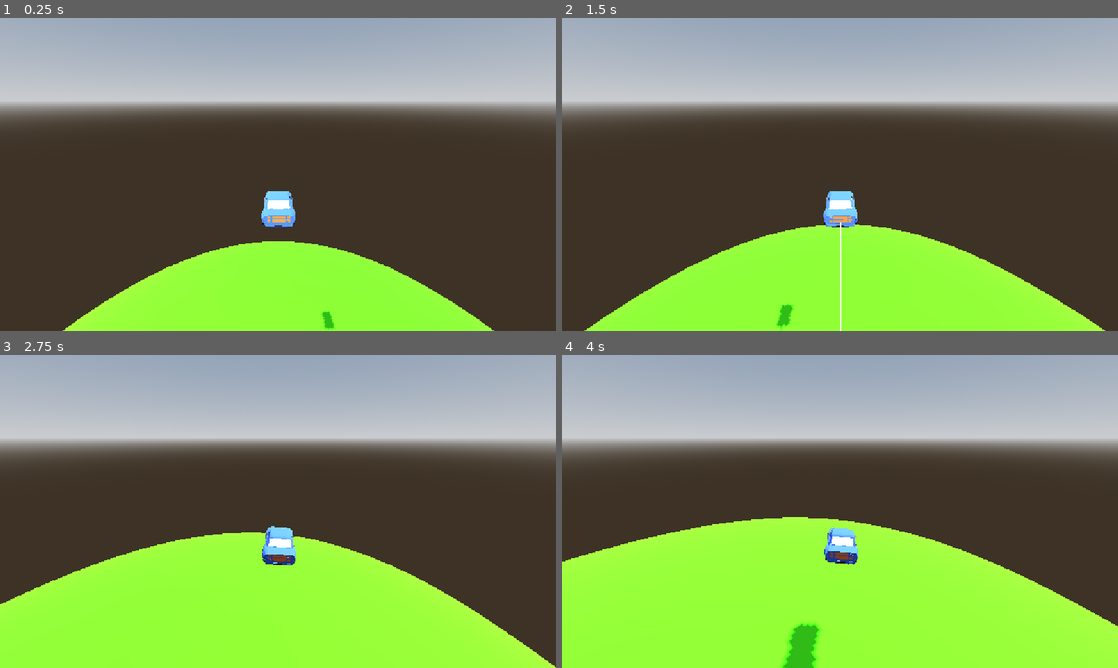
Above: before the commit, frames 1-4 (two rows, left to right).
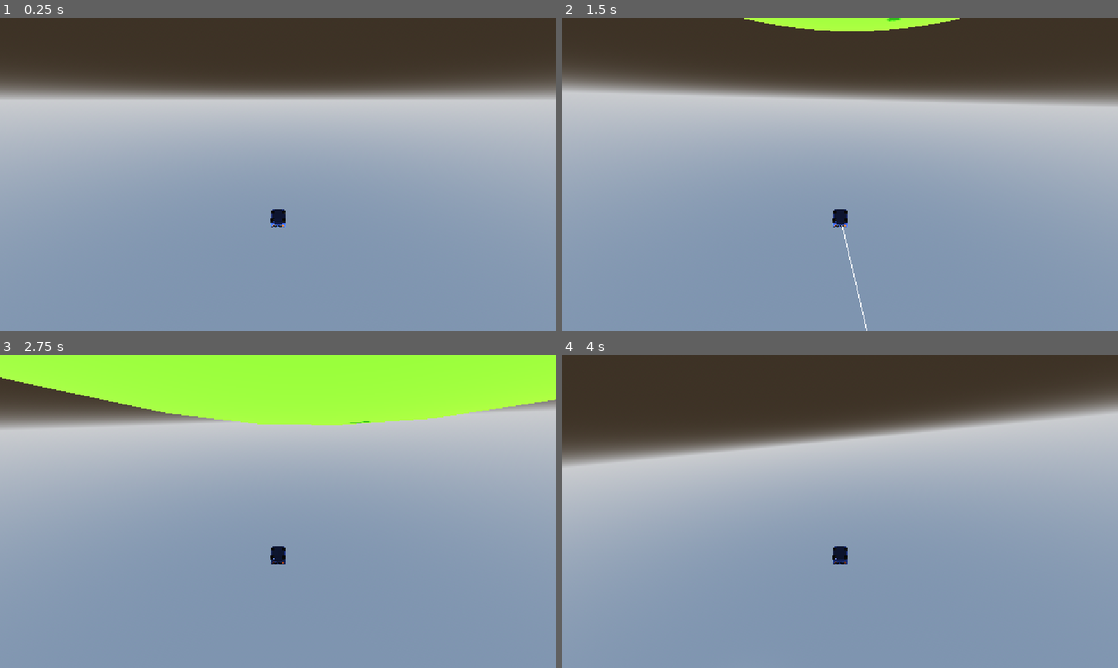
Above: after the commit, the same moments.

Repository: Gamedev-Studio-Jordan/TinyWorldJam
Game: Godot game, scene res://overview.tscn
Same seed, same stepped clock (60 frames per second), same inputs: the game is played once before the commit and once after it. This scene is started directly instead of the project's main scene.
Inputs:
- Up to frame 1 (0.25 s): no input
- Up to frame 2 (1.5 s): hold D (right) 0.53-1.28 s; tap W (front) at 0.6, 1.35 s; hold S (back) from 1.28 s (still down)
- Up to frame 3 (2.75 s): release S (back) at 2.03 s; hold D (right) from 2.03 s (still down); tap W (front) at 2.1 s
- Up to frame 4 (4 s): tap W (front) at 2.85, 3.6 s; release D (right) at 3.53 s; hold A (left) from 3.53 s (still down)

The runs differ from the first frame. In frame 1, 99% of the frame differs, in the area x 0-100%, y 0-100%; in frame 2, 98%; in frame 3, 94%; in frame 4, 97%.

Commit message:
Gravity overhaul

Diff:
--- a/car.gd
+++ b/car.gd
@@ -15,13 +15,13 @@
 @export_category("Debug")
 @export var debug_force: bool = false
 @export var debug_force_line: Line3D = null
+@export var debug_forward_line: Line3D = null
 
 var planet: Planet = null
 
 # Called when the node enters the scene tree for the first time.
 func _ready() -> void:
 	car.top_level = true
-
 	planet = get_tree().get_first_node_in_group("planet")
 
 # Called every frame. 'delta' is the elapsed time since the previous frame.
@@ -33,37 +33,31 @@
 
 	_curve_effect(delta)
 
+	# Apply turning to the car visual
 	car.rotate_y(turn_degree)
-
-	var force: Vector3 = -car.global_transform.basis.z * speed_force
 
 	if planet:
 		var gravity_centre: Vector3 = planet.get_gravity_centre()
 		var direction_to_planet: Vector3 = (gravity_centre - global_position).normalized()
 
-		# This creates a rotation that aligns the car with the planet
-		var up_direction: Vector3 = direction_to_planet
-		var forward_direction: Vector3 = car.global_transform.basis.z
-		var right_direction: Vector3 = up_direction.cross(forward_direction).normalized()
-		var corrected_forward: Vector3 = right_direction.cross(up_direction).normalized()
+		# Align the car with the planet surface
+		var current_basis = car.global_transform.basis
+		var new_y = direction_to_planet
+		var new_z = current_basis.z - new_y * current_basis.z.dot(new_y)
+		new_z = new_z.normalized()
+		var new_x = new_y.cross(new_z).normalized()
 
-		# Creates a new basis with the corrected directions
-		var surface_basis: Basis = Basis()
-		surface_basis.x = right_direction
-		surface_basis.y = up_direction
-		surface_basis.z = corrected_forward
+		# Create the new basis for the car
+		var surface_basis = Basis(new_x, new_y, new_z)
+		car.global_transform.basis = surface_basis
 
-		if car.global_position.y - gravity_centre.y <= 0:
-			surface_basis.z = -surface_basis.z
+		# Apply force in the car's forward direction (relative to the planet surface)
+		var force = -car.global_transform.basis.z * speed_force
 
-		force = surface_basis * Vector3(0, 0, -speed_force)
+		if debug_force:
+			draw_line(force, debug_force_line)
 
-		car_mesh.global_transform.basis = Basis(surface_basis.x, -surface_basis.y, surface_basis.z)
-
-	if debug_force:
-		draw_line(force)
-
-	apply_force(force)
+		apply_force(force)
 
 func _curve_effect(delta) -> void:
 	var turnStrengthValue = turn_degree * linear_velocity.length() / effect_turn_speed
@@ -75,7 +69,7 @@
 	car_mesh.rotation.y = lerp(car_mesh.rotation.y, turnStrengthValue, changeSpeed * delta)
 	car_mesh.rotation.z = lerp(car_mesh.rotation.z, turnTiltValue, changeSpeed * delta)
 
-func draw_line(force: Vector3) -> void:
-	if debug_force_line:
-		debug_force_line.set_start(global_position)
-		debug_force_line.set_end(global_position + force)
+func draw_line(force: Vector3, line: Line3D) -> void:
+	if line:
+		line.set_start(global_position)
+		line.set_end(global_position + force)
--- a/car.tscn
+++ b/car.tscn
@@ -20,10 +20,10 @@
 transform = Transform3D(0.5, 0, 0, 0, 0.5, 0, 0, 0, 0.5, 0, 0, 0)
 
 [node name="Car" parent="Car" index="0"]
-transform = Transform3D(1, 0, 0, 0, 1, 0, 0, 0, 1, 0, 0, 0)
+transform = Transform3D(1, 0, 0, 0, -1, 8.74228e-08, 0, -8.74228e-08, -1, 0, 0, 0)
 
-[node name="Camera3D" type="Camera3D" parent="Car"]
-transform = Transform3D(-1, 2.99003e-08, -8.21505e-08, 0, 0.939693, 0.34202, 8.74228e-08, 0.34202, -0.939693, 0, 3, -5)
+[node name="Camera3D" type="Camera3D" parent="Car/Car" index="0"]
+transform = Transform3D(-2, 5.98007e-08, -1.64301e-07, -1.52855e-14, -1.87939, -0.68404, -1.74846e-07, -0.68404, 1.87939, 0, -3, 5)
 
 [node name="Line3D" type="MeshInstance3D" parent="."]
 top_level = true
Not shown: 1 places in car.tscn that only renumber resources
Not shown: 1 places in overview.tscn that only renumber resources
Not shown: 1 places in planet.tscn that only renumber resources
